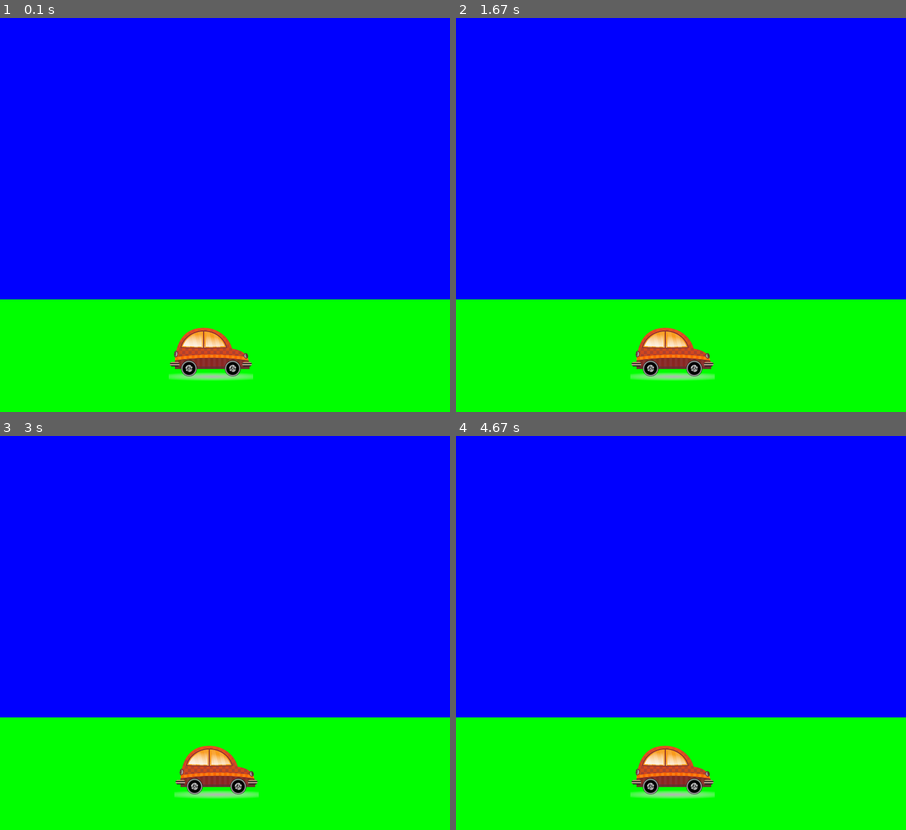
Above: before the commit, frames 1-4 (two rows, left to right).
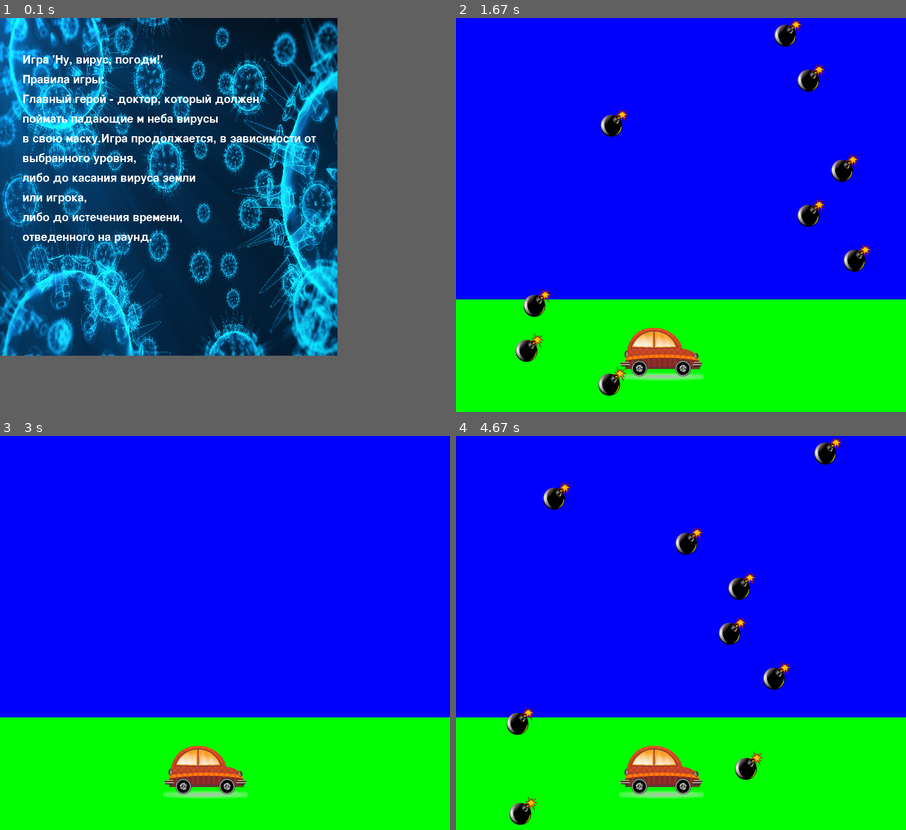
Above: after the commit, the same moments.

Repository: Artpukh/pygame-project
Game: pygame game, started from main.py
Two runs of this game, one before a commit and one after it. Both use one fixed random seed, a clock stepped at 60 frames per second and the inputs below.
Inputs:
- Up to frame 1 (0.1 s): no input
- Up to frame 2 (1.67 s): hold Right 0.33-0.8 s; hold Right 0.83-1.3 s; hold Left from 1.33 s (still down)
- Up to frame 3 (3 s): release Left at 1.87 s; hold Left 1.9-2.3 s; hold Right 2.33-2.97 s
- Up to frame 4 (4.67 s): hold Left 3-3.47 s; hold Right 3.5-3.97 s; hold Right 4-4.47 s; hold Left from 4.5 s (still down)
In our replay, in frame 1 the window is 800x700 before the commit and 600x600 after it. These sizes can differ from the game's own. Grey fills any space a smaller window leaves; there, only what the larger window draws over its background counts as a difference.

The runs differ from the first frame. In frame 1, 82% of the frame differs, in the area x 0-100%, y 0-100%; in frame 2, 3.9%; in frame 3, 1.5%; in frame 4, 3.9%.

Commit message:
dev Artem 1 commit

Diff:
--- a/main.py
+++ b/main.py
@@ -3,12 +3,11 @@
 import sys
 import os
 import random
-
+from open_1 import StartScreen
 
 pygame.init()
 size = width, height = 800, 700
 screen = pygame.display.set_mode(size)
-
 
 
 def load_image(name, colorkey=None):
@@ -58,7 +57,7 @@
     def update(self):
         self.rect = self.rect.move(0, 20)
 
-
+StartScreen('fon_for_pg1.jpeg')
 if __name__ == '__main__':
     screen.fill((20, 20, 240))
     screen.fill((0, 255, 0), pygame.Rect(0, 500, width, 200))
@@ -72,7 +71,7 @@
     Faller(faller_spr)
     while running:
         for event in pygame.event.get():
-            if event == pygame.QUIT:
+            if event.type == pygame.QUIT:
                 running = False
             if event.type == pygame.KEYDOWN:
                 gamer_spr.update(event)
